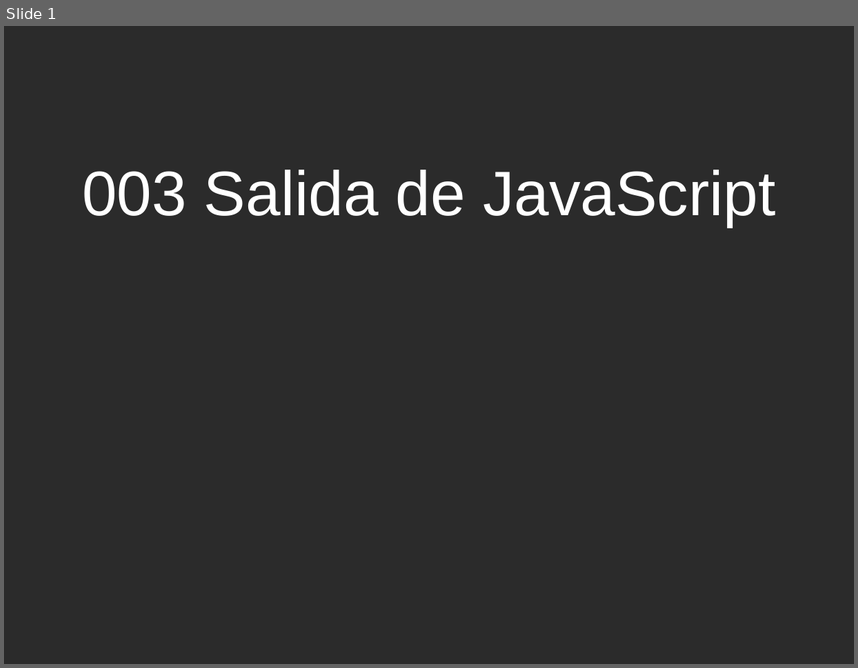
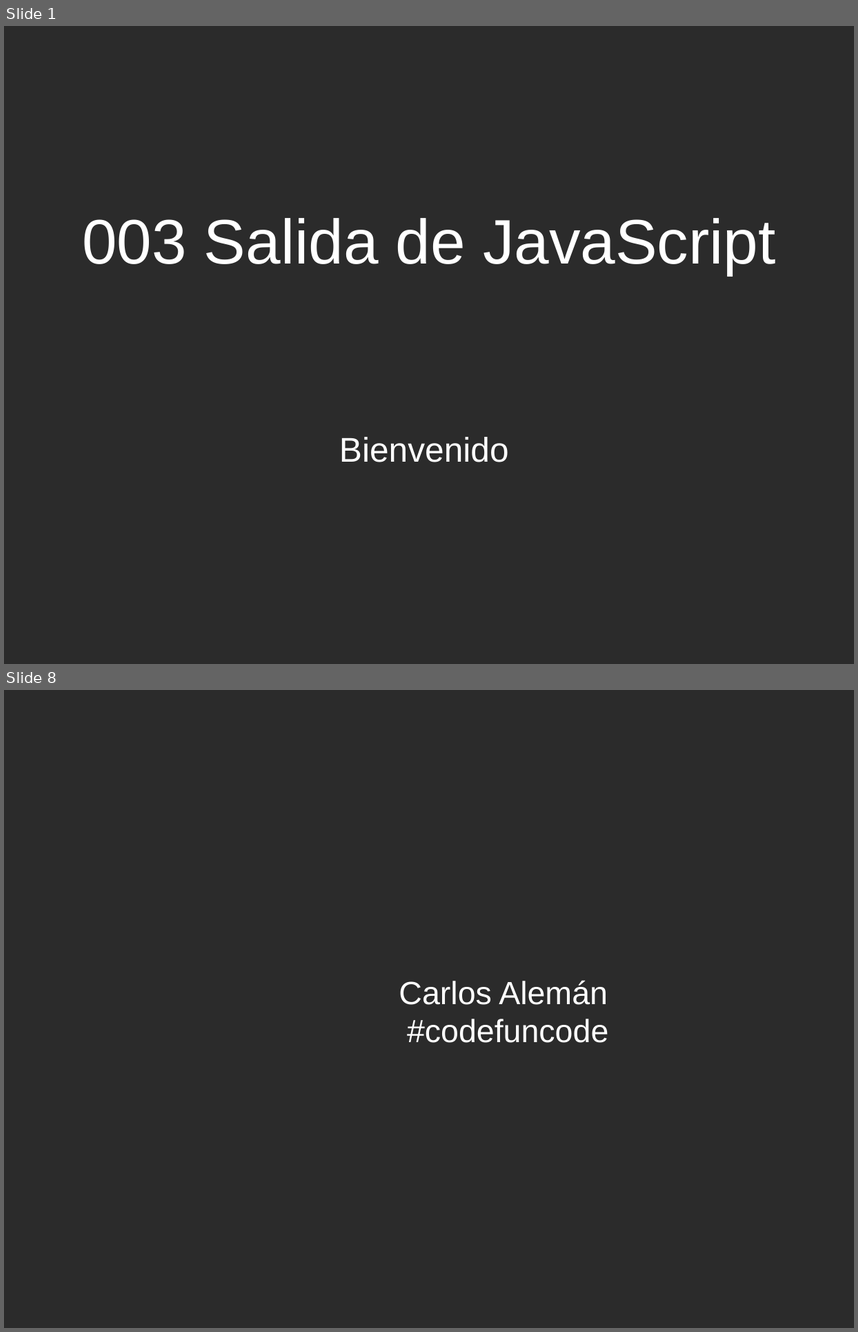
Before and after one commit to caleman9791/Curso_de_JavaScript, a slide deck: 001-Tutorial-de-JavaScript/003-Salida-de-JavaScript/003-Salida-de-JavaScript.odp. Shown one above the other, each under a label of ours: slide 1 before the commit, slides 1 and 8 after it; the slides between them are not shown. The pictures are 858x668 and 858x1332 pixels, drawn with LibreOffice and Linux fonts; fonts in the diff are those of the drawing; background and template pictures are left out; a plain dark background stands for a picture behind light text. Boxes give left, top, right and bottom in pixels: in the first picture for what was removed or moved away, otherwise in the second. Text is boxed around its words. In the diff, an @@ line names an element or a change of style, - is before the commit and + after.

Commit message:
003 video 1 completado y publicado , falta explicar en detalle las salidas en un video 2

```diff
--- a/001-Tutorial-de-JavaScript/003-Salida-de-JavaScript/003-Salida-de-JavaScript.odp
+++ b/001-Tutorial-de-JavaScript/003-Salida-de-JavaScript/003-Salida-de-JavaScript.odp
@@ slide 8 added at (4,690,854,1328), background picture (left out) @@
@@ title added at (399,980,608,1043), 30 pt, text #FFFFFF @@
+Carlos Alemán
+#codefuncode
@@ slide 1 changed as well @@
@@ title "003 Salida de JavaScript": place and size @@
-title "003 Salida de JavaScript" at (82,170,775,227)
+title "003 Salida de JavaScript" at (82,218,775,275)
@@ subtitle added at (339,437,509,462), 32 pt, text #FFFFFF @@
+Bienvenido
```
Also in this commit, not shown: 6 other slides added, 2 slides removed, 3 other files.
